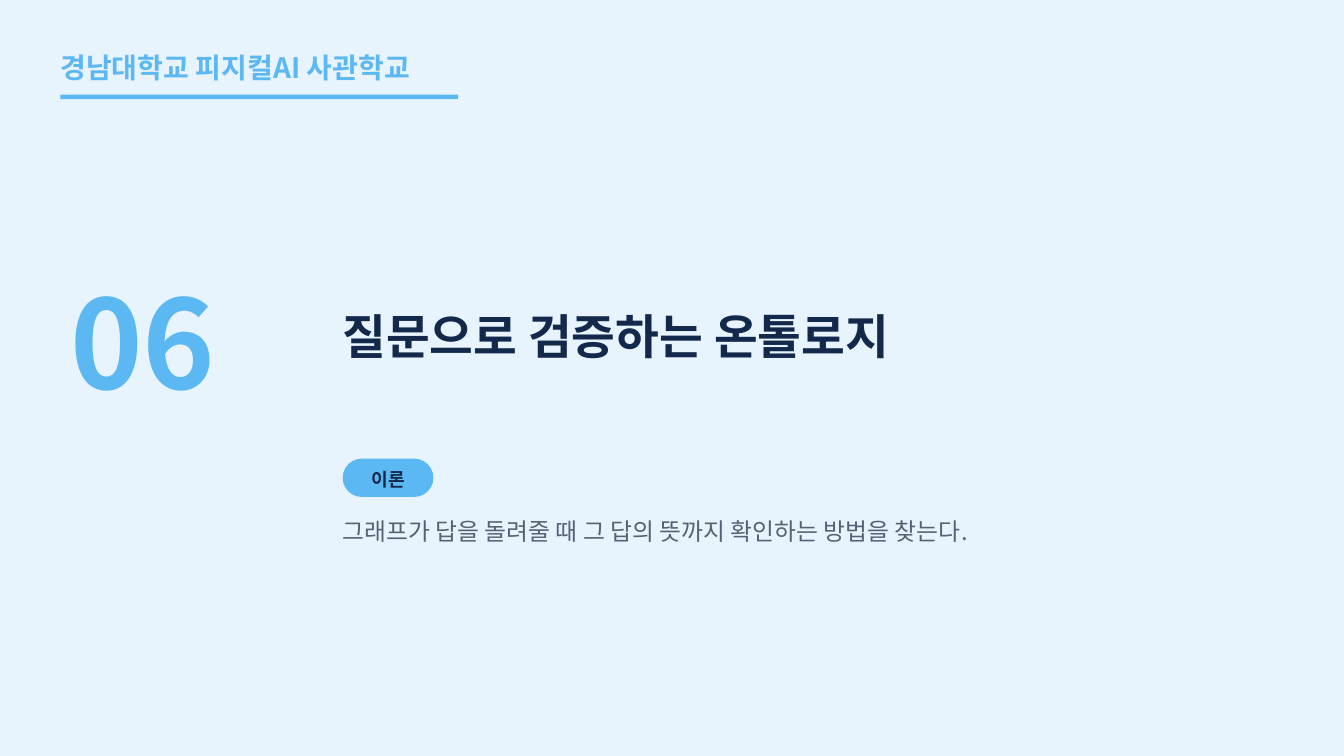
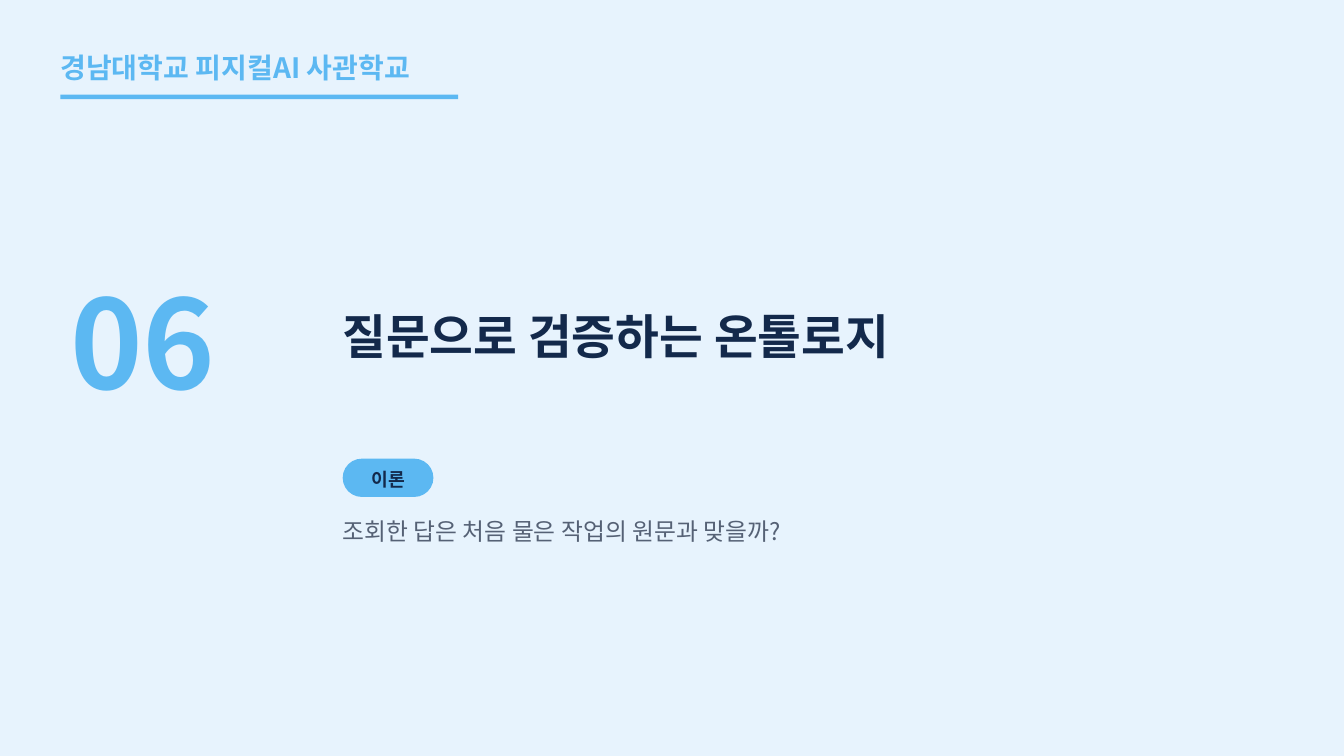
Before and after one commit to uengine-oss/hyd-iot-edu, a slide deck: slide 47 of workspace/강의제작/산출물/통합반/이론/04회차/통합반_04일차.pptx. Drawn at 1344x756 pixels with LibreOffice and Linux fonts; fonts in the diff are those of the drawing. Boxes give left, top, right and bottom in pixels: in the first picture for what was removed or moved away, otherwise in the second. Text is boxed around its words. In the diff, an @@ line names an element or a change of style, - is before the commit and + after.

Commit message:
통합반 4회차 47~55장 준비 순서·근거 절·작업 승인을 실제 렌더와 낭독으로 검증한다

```diff
--- a/workspace/강의제작/산출물/통합반/이론/04회차/통합반_04일차.pptx
+++ b/workspace/강의제작/산출물/통합반/이론/04회차/통합반_04일차.pptx
@@ text at (343, 520, 780, 542): text changed @@
-그래프가 답을 돌려줄 때 그 답의 뜻까지 확인하는 방법을 찾는다.
+조회한 답은 처음 물은 작업의 원문과 맞을까?
```
Also in this commit, not shown: 8 other slides changed, 25 other files.
